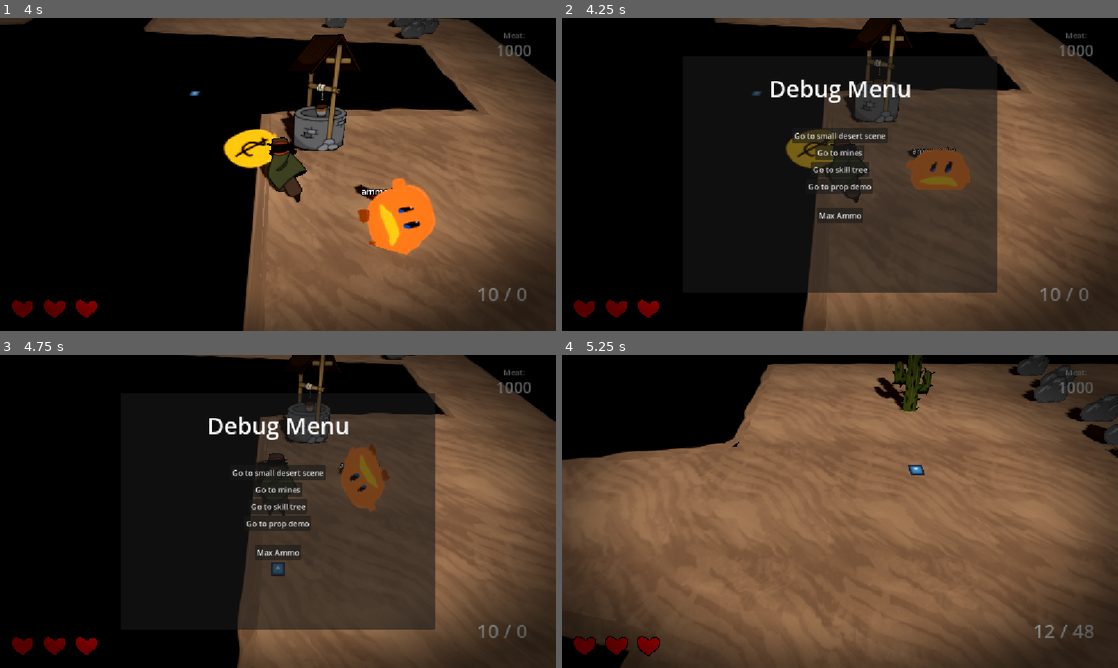
Above: before the commit, frames 1-4 (two rows, left to right).
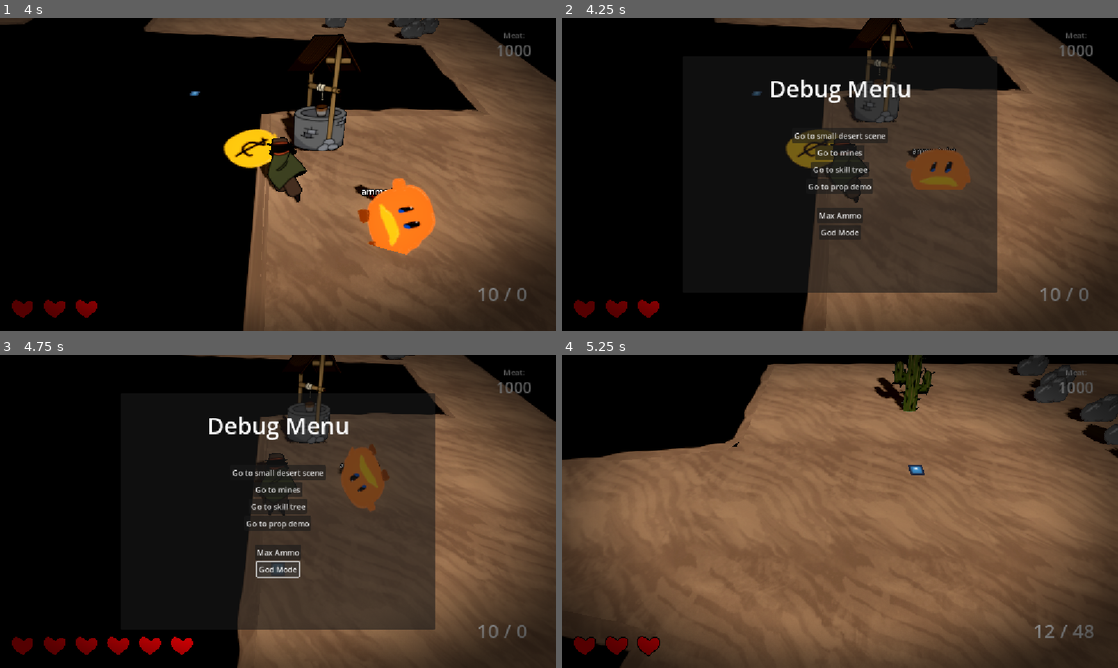
Above: after the commit, the same moments.

Repository: gmuGADIG/DEADSHOT
Game: Godot game, scene res://world/levels/desert_large/level_desert_large.tscn
Same seed, same stepped clock (60 frames per second), same inputs: the game is played once before the commit and once after it. This scene is started directly instead of the project's main scene. The engine's default icon, where the game draws it, is replaced by a stand-in: a white triangle on a blue panel in a dark square. Sound files missing from this copy of the repository are replaced by a short silence.
Inputs (mouse positions are in pixels of both pictures, inside the frame that each line leads up to):
- Up to frame 1 (4 s): move the mouse to (250, 237) at 0.52 s; press the mouse at (250, 237) at 0.53 s; hold W (move_up) 0.53-2.03 s; move the mouse to (444, 221) at 1.27 s; release the mouse at (444, 221) at 1.28 s; tap E (interact) at 1.35 s; move the mouse to (111, 127) at 2.02 s; hold Shift (quick_purchase) 2.03-2.78 s; hold A (move_left) 2.03-3.53 s; move the mouse to (305, 174) at 2.77 s; tap Space (roll) at 2.85 s; move the mouse to (194, 96) at 3.52 s; hold S (move_down) from 3.53 s (still down); hold Right mouse button (whip) from 3.53 s (still down)
- Up to frame 2 (4.25 s): keep holding S (move_down); keep holding Right mouse button (whip); tap ` (debug_menu) at 4.15 s
- Up to frame 3 (4.75 s): release S (move_down) at 4.25 s; release Right mouse button (whip) at 4.25 s; click (278, 567) at 4.25 s, where only the run after the commit has a clickable "God Mode"
- Up to frame 4 (5.25 s): click "Go to small desert scene" at 5 s

Frame 1 is identical in both runs. In frame 2, 0.2% of the frame differs, in the area x 46-54%, y 66-71%; in frame 3, 0.7%, in the area x 19-54%, y 65-96%; in frame 4, nothing differs.

Commit message:
God Mode
Added God Mode to the Debug Menu

Diff:
--- a/systems/debug_menu/debug_menu.gd
+++ b/systems/debug_menu/debug_menu.gd
@@ -29,3 +29,7 @@
 
 func _on_max_ammo_pressed() -> void:
 	Player.instance.get_gun().reserve_ammo = 999
+
+
+func _on_god_mode_pressed() -> void:
+	Player.instance.health_component.modify_max_health(9999)
--- a/systems/debug_menu/debug_menu.tscn
+++ b/systems/debug_menu/debug_menu.tscn
@@ -79,8 +79,15 @@
 size_flags_vertical = 4
 text = "Max Ammo"
 
+[node name="GodMode" type="Button" parent="PanelContainer/VBoxContainer"]
+layout_mode = 2
+size_flags_horizontal = 4
+size_flags_vertical = 4
+text = "God Mode"
+
 [connection signal="pressed" from="PanelContainer/VBoxContainer/SmallDesertButton" to="." method="_on_small_desert_button_pressed"]
 [connection signal="pressed" from="PanelContainer/VBoxContainer/MinesButton" to="." method="_on_mines_button_pressed"]
 [connection signal="pressed" from="PanelContainer/VBoxContainer/SkillTreeButton" to="." method="_on_skill_tree_button_pressed"]
 [connection signal="pressed" from="PanelContainer/VBoxContainer/PropDemoButton" to="." method="_on_prop_demo_button_pressed"]
 [connection signal="pressed" from="PanelContainer/VBoxContainer/MaxAmmo" to="." method="_on_max_ammo_pressed"]
+[connection signal="pressed" from="PanelContainer/VBoxContainer/GodMode" to="." method="_on_god_mode_pressed"]
--- a/world/enemy/encounter/encounter.gd
+++ b/world/enemy/encounter/encounter.gd
@@ -5,7 +5,7 @@
 ## If an encounter is active, this references it.
 ## Otherwise, null.
 static var active_encounter: Encounter = null
-var finished_encounter:Array #Test test test
+
 enum EncounterProgress {
 	WAITING,
 	IN_PROGRESS,
@@ -104,7 +104,7 @@
 func _on_body_entered(body: Node3D) -> void:
 	if progress != EncounterProgress.WAITING: return # encounter has already been started
 
-	if body is Player && _is_encounter_done() == false:
+	if body is Player && _is_encounter_done() == false:## Added a check to see if encounter is "done" before starting. Because enemies do not respawn, the get encounter will be zero hence encounter will be done.
 		start_encounter()
 
 static func is_encounter_active() -> bool:
